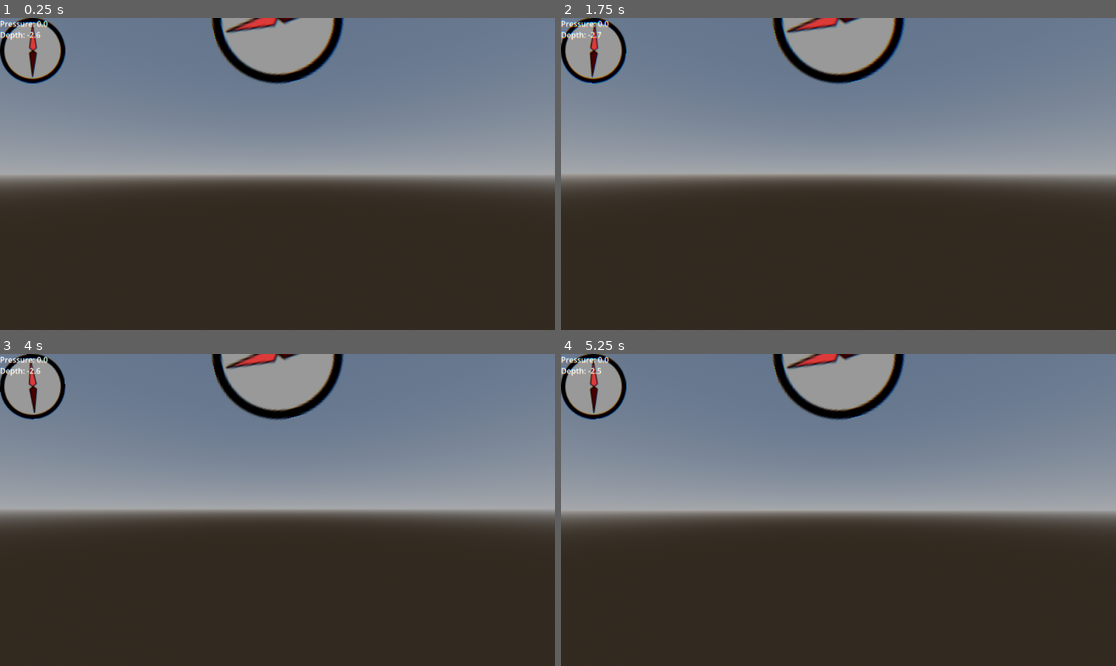
Above: before the commit, frames 1-4 (two rows, left to right).
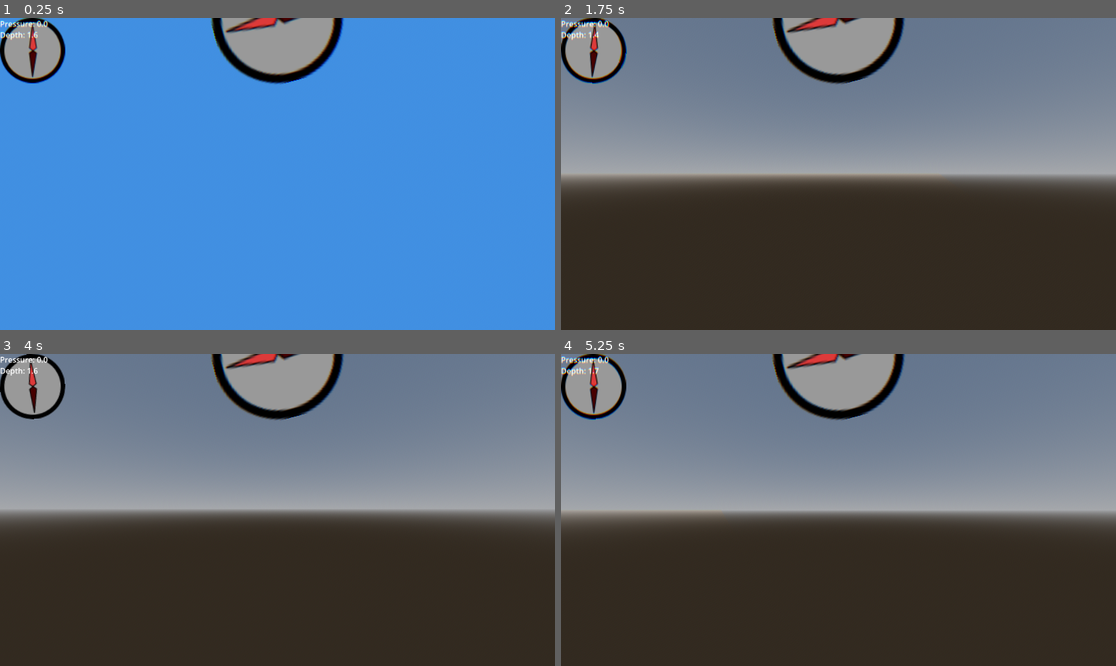
Above: after the commit, the same moments.

Repository: PonderSlime/Mare-Luminis---Juice-Submission
Game: Godot game, scene res://scenes/Test.tscn
Two runs of this game, one before a commit and one after it. Both use one fixed random seed, a clock stepped at 60 frames per second and the inputs below. The project has no main scene, so this scene is started directly.
Inputs (mouse positions are in pixels of both pictures, inside the frame that each line leads up to):
- Up to frame 1 (0.25 s): no input
- Up to frame 2 (1.75 s): move the mouse to (866, 174) at 0.52 s; hold F (interact) 0.53-1.28 s; hold W (move_forward) from 0.53 s (still down); move the mouse to (810, 174) at 1.27 s; click (810, 174) at 1.35 s
- Up to frame 3 (4 s): keep holding W (move_forward); move the mouse to (288, 503) at 2.02 s; right-click (288, 503) at 2.1 s; move the mouse to (271, 516) at 2.77 s; tap F (interact) at 2.85 s; tap Enter at 3.5 s; move the mouse to (316, 513) at 3.52 s; click (316, 513) at 3.6 s
- Up to frame 4 (5.25 s): keep holding W (move_forward); move the mouse to (794, 506) at 4.27 s; right-click (794, 506) at 4.35 s; move the mouse to (844, 510) at 5.02 s; hold F (interact) from 5.03 s (still down)

The runs differ from the first frame. In frame 1, 94% of the frame differs, in the area x 0-100%, y 0-100%; in frame 2, 0.3%; in frame 3, 0.3%; in frame 4, 0.3%.

Commit message:
Added depth based environment coloring, finished the ocean shader

Diff:
--- a/mare-luminis/core/scripts/player_core.gd
+++ b/mare-luminis/core/scripts/player_core.gd
@@ -15,6 +15,13 @@
 
 var is_in_menu: bool = false
 
+var player: Node3D = null
+var ocean: Node3D = null
+var ocean_height: float = 0.0
+var camera: Node3D = null
+
+var is_cam_underwater: bool = false
+var darkness_rate = 26
 
 func _process(delta: float) -> void:
 	check_depth_pressure(delta)
@@ -26,6 +33,8 @@
 
 func _physics_process(delta: float) -> void:
 	pressure = snapped(current_depth, 10.06) / 10.06
+	ocean.position.x = player.position.x
+	ocean.position.z = player.position.z
 
 func check_depth_pressure(delta):
 	if pressure >  max_safe_pressure:
@@ -41,3 +50,6 @@
 func apply_depth_damage(delta):
 	var damage = (pressure - max_safe_pressure) * depth_damage_rate * delta
 	print("Taking depth damage:", damage)
+
+func enable_underwater_effects(value: bool):
+	is_cam_underwater = value
--- /dev/null
+++ b/mare-luminis/environment/WorldEnv.tscn
@@ -0,0 +1,26 @@
+[gd_scene load_steps=5 format=3 uid="uid://bq3wvpma1ify3"]
+
+[ext_resource type="Script" uid="uid://bpam6am0maq0q" path="res://environment/world_env.gd" id="1_cnc5j"]
+
+[sub_resource type="ProceduralSkyMaterial" id="ProceduralSkyMaterial_vf7pm"]
+
+[sub_resource type="Sky" id="Sky_w8un3"]
+sky_material = SubResource("ProceduralSkyMaterial_vf7pm")
+
+[sub_resource type="Environment" id="Environment_cnc5j"]
+background_mode = 2
+sky = SubResource("Sky_w8un3")
+ambient_light_source = 2
+ambient_light_color = Color(1, 1, 1, 1)
+ssao_enabled = true
+fog_enabled = true
+fog_light_color = Color(0.0862745, 0.662745, 0.733333, 1)
+volumetric_fog_enabled = true
+volumetric_fog_density = 0.2131
+volumetric_fog_albedo = Color(0.0862745, 0.662745, 0.733333, 1)
+
+[node name="WorldEnv" type="Node3D"]
+script = ExtResource("1_cnc5j")
+
+[node name="Env" type="WorldEnvironment" parent="."]
+environment = SubResource("Environment_cnc5j")
--- /dev/null
+++ b/mare-luminis/environment/water/GridSpawnInfo.gd
@@ -0,0 +1,5 @@
+extends Resource
+
+@export var spawnPoints : Array[Vector2] = [];
+@export var subdivision : Array[int] = [];
+@export var scale : Array[int] = [];
--- /dev/null
+++ b/mare-luminis/environment/water/GridSpawnInfo.tres
@@ -0,0 +1,9 @@
+[gd_resource type="Resource" load_steps=2 format=3 uid="uid://demuxvwrjuq3"]
+
+[ext_resource type="Script" uid="uid://bh6f8s6utq1ir" path="res://environment/water/GridSpawnInfo.gd" id="1_87xmj"]
+
+[resource]
+script = ExtResource("1_87xmj")
+spawnPoints = Array[Vector2]([Vector2(0, 0), Vector2(-1, -1), Vector2(-1, 0), Vector2(-1, 1), Vector2(0, 1), Vector2(1, 1), Vector2(1, 0), Vector2(1, -1), Vector2(0, -1), Vector2(-3, -3), Vector2(-3, 0), Vector2(-3, 3), Vector2(0, 3), Vector2(3, 3), Vector2(3, 0), Vector2(3, -3), Vector2(0, -3)])
+subdivision = Array[int]([199, 99, 99, 99, 99, 99, 99, 99, 99, 99, 99, 99, 99, 99, 99, 99, 99])
+scale = Array[int]([1, 1, 1, 1, 1, 1, 1, 1, 1, 3, 3, 3, 3, 3, 3, 3, 3])
--- /dev/null
+++ b/mare-luminis/environment/water/Ocean.tscn
@@ -0,0 +1,6 @@
+[gd_scene load_steps=2 format=3 uid="uid://c6t08s5yoi28f"]
+
+[ext_resource type="Script" uid="uid://v626fu4eil0r" path="res://environment/water/ocean.gd" id="1_m4y8f"]
+
+[node name="Ocean" type="Node3D"]
+script = ExtResource("1_m4y8f")
--- /dev/null
+++ b/mare-luminis/environment/water/WaterPlane.tscn
@@ -0,0 +1,84 @@
+[gd_scene load_steps=11 format=3 uid="uid://40k0abgj10pd"]
+
+[ext_resource type="Shader" uid="uid://drlrdjka73pr8" path="res://environment/water/water.gdshader" id="1_x54da"]
+
+[sub_resource type="FastNoiseLite" id="FastNoiseLite_x54da"]
+noise_type = 3
+frequency = 0.032
+
+[sub_resource type="NoiseTexture2D" id="NoiseTexture2D_x54da"]
+seamless = true
+as_normal_map = true
+bump_strength = 1.6
+noise = SubResource("FastNoiseLite_x54da")
+
+[sub_resource type="FastNoiseLite" id="FastNoiseLite_4ex2s"]
+noise_type = 0
+seed = 22
+frequency = 0.003
+fractal_lacunarity = 1.6
+fractal_gain = 0.47
+fractal_weighted_strength = 0.53
+
+[sub_resource type="NoiseTexture2D" id="NoiseTexture2D_1yn7c"]
+seamless = true
+seamless_blend_skirt = 0.532
+as_normal_map = true
+bump_strength = 21.8
+noise = SubResource("FastNoiseLite_4ex2s")
+
+[sub_resource type="FastNoiseLite" id="FastNoiseLite_1yn7c"]
+noise_type = 4
+fractal_type = 2
+fractal_gain = 0.34
+fractal_weighted_strength = 0.6
+
+[sub_resource type="NoiseTexture2D" id="NoiseTexture2D_d3ok3"]
+seamless = true
+noise = SubResource("FastNoiseLite_1yn7c")
+
+[sub_resource type="NoiseTexture2D" id="NoiseTexture2D_4ex2s"]
+seamless = true
+as_normal_map = true
+noise = SubResource("FastNoiseLite_1yn7c")
+
+[sub_resource type="ShaderMaterial" id="ShaderMaterial_4ex2s"]
+render_priority = 0
+shader = ExtResource("1_x54da")
+shader_parameter/albedo = Color(0, 0.32, 0.43, 1)
+shader_parameter/albedo2 = Color(0, 0.47, 0.76, 1)
+shader_parameter/metallic = 0.0
+shader_parameter/roughness = 0.02
+shader_parameter/wave = SubResource("NoiseTexture2D_d3ok3")
+shader_parameter/wave_bump = SubResource("NoiseTexture2D_4ex2s")
+shader_parameter/texture_normal = SubResource("NoiseTexture2D_x54da")
+shader_parameter/texture_normal2 = SubResource("NoiseTexture2D_1yn7c")
+shader_parameter/texture_normal_strength = 0.5
+shader_parameter/texture_normal2_strength = 0.5
+shader_parameter/wave_direction = Vector2(0.5, -0.2)
+shader_parameter/wave_direction2 = Vector2(-0.5, 0.5)
+shader_parameter/time_scale = 0.1
+shader_parameter/noise_scale = 20.0
+shader_parameter/height_scale = 1.0
+shader_parameter/color_deep = Color(0.11, 0.29, 0.33, 1)
+shader_parameter/color_shallow = Color(0, 0.47, 0.76, 1)
+shader_parameter/depth_offset = 1.5
+shader_parameter/edge_scale = 0.3
+shader_parameter/near = 1.0
+shader_parameter/far = 100.0
+shader_parameter/edge_color = Color(0.578591, 0.685046, 0.917696, 1)
+shader_parameter/depth_distance = 20.0
+shader_parameter/beers_law = 12.0
+shader_parameter/water_transparency = -0.2
+shader_parameter/refraction_strength = 0.5
+
+[sub_resource type="PlaneMesh" id="PlaneMesh_nk0xh"]
+size = Vector2(10.05, 10.05)
+subdivide_width = 99
+subdivide_depth = 99
+
+[node name="WaterPlane" type="MeshInstance3D"]
+material_override = SubResource("ShaderMaterial_4ex2s")
+extra_cull_margin = 100.0
+mesh = SubResource("PlaneMesh_nk0xh")
+surface_material_override/0 = SubResource("ShaderMaterial_4ex2s")
--- /dev/null
+++ b/mare-luminis/environment/water/ocean.gd
@@ -0,0 +1,34 @@
+@tool
+
+extends Node3D
+var OceanTile = preload("res://environment/water/WaterPlane.tscn")
+var spawnPoint = preload("res://environment/water/GridSpawnInfo.tres")
+var tiles = []
+
+# Creates tile grid for infinite ocean
+func createOceanTiles():
+	for i in 17: # Loop through 17 tiles
+
+		# Get loction, subdivision, and scale of each tile and create instance
+		var spawnLocation = spawnPoint.spawnPoints[i];
+		var tileSubdivision = spawnPoint.subdivision[i];
+		var tileScale = spawnPoint.scale[i];
+		var instance = OceanTile.instantiate();
+
+		add_child(instance);
+		# Set tile position, subdivision, and scale
+		instance.position = Vector3(spawnLocation.x,0.0,spawnLocation.y) * 10.05; # Multiply by mesh width 10.5m
+		instance.mesh.set_subdivide_width(tileSubdivision);
+		instance.mesh.set_subdivide_depth(tileSubdivision);
+		instance.set_scale(Vector3(tileScale, 1.0, tileScale)); # Ignore Y value because of planes
+		tiles.push_back(instance)
+
+func _ready():
+	PlayerCore.ocean = self
+	print("hello, ",PlayerCore.ocean)
+	createOceanTiles();
+	print("ocean loaded")
+	PlayerCore.ocean_height = tiles[0].get_surface_override_material(0).get("shader_parameter/height_scale")
+
+func _process(delta):
+	RenderingServer.global_shader_parameter_set("ocean_pos", self.position); # Update global shader parameter 'ocean_pos' to match the ocean node position
--- /dev/null
+++ b/mare-luminis/environment/water/water.gdshader
@@ -0,0 +1,194 @@
+shader_type spatial;
+render_mode cull_disabled;
+global uniform vec3 ocean_pos; // Global shader value for the player position
+
+uniform sampler2D DEPTH_TEXTURE: hint_depth_texture, filter_linear_mipmap;
+uniform sampler2D SCREEN_TEXTURE: hint_screen_texture, filter_linear_mipmap;
+
+uniform vec3 albedo : source_color = vec3(0.0,0.32,0.43);
+uniform vec3 albedo2 : source_color = vec3(0.0,0.47,0.76);
+uniform float metallic : hint_range(0.0, 1.0) = 0;
+uniform float roughness : hint_range(0.0, 1.0) = 0.02;
+uniform sampler2D wave; // Noise wave texture
+uniform sampler2D wave_bump; // Normal bump map version of the noise wave texture
+uniform sampler2D texture_normal; // Additional normal noise
+uniform sampler2D texture_normal2; // Additional normal noise
+
+uniform float texture_normal_strength : hint_range(0.0, 1.0, 0.01) = 0.5;
+uniform float texture_normal2_strength : hint_range(0.0, 1.0, 0.01) = 0.25;
+
+uniform vec2 wave_direction = vec2(0.5,-0.2); // Direction of wave 1
+uniform vec2 wave_direction2 = vec2(-0.5,0.5); // Direction of wave 2
+uniform float time_scale : hint_range(0.0, 0.2, 0.005) = 0.1; // Rate of movement multiplied by TIME
+
+uniform float noise_scale = 20.0; // Scale of the wave noise texture
+uniform float height_scale = 2.0; // Mulitply the normal height values
+
+// Depth color
+uniform vec3 color_deep : source_color = vec3(0.11,0.29,0.33); // Deep depth color
+uniform vec3 color_shallow : source_color = vec3(0.0,0.47,0.76); // Shallow depth color
+//uniform float beers_law = 2.0; // Beer's law application
+uniform float depth_offset = 1.5; // Offset
+
+// Edge detection
+uniform float edge_scale = 0.3;
+uniform float near = 1.0;
+uniform float far = 100.0;
+uniform vec3 edge_color : source_color = vec3(1.0,1.0,1.0);
+
+// Varying variables
+varying float height;
+varying vec3 world_pos;
+varying float vertex_distance;
+varying float vertex_distance_clamped;
+varying vec2 vertex_pos;
+
+uniform float depth_distance : hint_range(0.0, 20.0, 0.1) = 4.0;
+uniform float beers_law : hint_range(0.0, 20.0, 0.1) = 12.0;
+uniform float water_transparency : hint_range(-0.5, 1.0, 0.1) = 0.0;
+
+uniform float refraction_strength : hint_range(0.0, 8.0, 0.001) = 0.5;
+
+float fresnel(float amount, vec3 normal, vec3 view){
+	return pow((1.0 - clamp(dot(normalize(normal), normalize(view)), 0.0, 1.0 )), amount);
+}
+
+float edge(float depth){
+	depth = 2.0 * depth - 1.0;
+	return near * far / (far + depth * (near - far));
+}
+
+float waveheight(vec2 offset, int mode) {
+	float h1 = 0.0; // Wave1 texture height
+	float h2 = 0.0; // Wave2 texture height
+	float hmix = 0.0; // Wave texture heights mixed
+	switch (mode) {
+		case 0: // For getting only the Wave1 height
+			h1 = texture(wave, (world_pos.xz + offset) / noise_scale + (TIME * wave_direction) * time_scale).r;
+			return h1;
+		case 1: // For getting only the Wave2 height
+			h2 = texture(wave, (world_pos.xz + offset) / noise_scale + (TIME * wave_direction2) * time_scale).r;
+			return h2;
+		case 2: // For getting both Wave1 and Wave2 heights and getting the average
+			h1 = texture(wave, (world_pos.xz + offset) / noise_scale + (TIME * wave_direction) * time_scale).r;
+			h2 = texture(wave, (world_pos.xz + offset) / noise_scale + (TIME * wave_direction2) * time_scale).r;
+			hmix = mix(h1, h2, 0.5);
+			return hmix;
+	}
+}
+
+void vertex() {
+	world_pos = (MODEL_MATRIX * vec4(VERTEX, 1.0)).xyz;
+
+	vertex_distance = distance(world_pos,ocean_pos);
+	vertex_distance = clamp(vertex_distance, 0.0, 85.0);
+	vertex_distance_clamped = vertex_distance / 85.0;
+
+	float prev_height_x = waveheight(vec2(-0.3,0.0),2);
+	float next_height_x = waveheight(vec2(0.3,0.0),2);
+	float prev_height_y = waveheight(vec2(0.0,-0.3),2);
+	float next_height_y = waveheight(vec2(0.0,0.3),2);
+	float height_mix = waveheight(vec2(0.0,0.0),2);
+
+	VERTEX.y += height_mix * height_scale * (1.0 - vertex_distance_clamped);
+
+	float fraction_x = fract(round(UV.x * 1000.0) / 10.0);
+	float fraction_y = fract(round(UV.y * 1000.0) / 10.0);
+	if (fraction_x != 0.0) {
+		if (fract(UV.y) == 0.0) {
+			VERTEX.y = ((prev_height_x + next_height_x) * height_scale * (1.0 - vertex_distance_clamped)) / 2.0;
+		}
+	}
+	if (fraction_y != 0.0) {
+		if (fract(UV.x) == 0.0) {
+			VERTEX.y = ((prev_height_y + next_height_y) * height_scale * (1.0 - vertex_distance_clamped)) / 2.0;
+		}
+	}
+}
+
+void fragment() {
+	// Time calculations for wave (normal map) movement
+	vec2 time = (TIME * wave_direction) * time_scale; // Movement rate of first wave
+	vec2 time2 = (TIME * wave_direction2) * time_scale; // Movement rate of second wave
+
+	// Blend normal maps into one
+	vec3 normal_blend = mix(texture(texture_normal, world_pos.xz / 10.0 + time / 10.0).rgb, texture(texture_normal2, world_pos.xz / 10.0 + time2 / 10.0).rgb, 0.5);
+
+	vec3 normalmap = texture(texture_normal, world_pos.xz / 10.0 + time / 10.0).rgb * texture_normal_strength;
+	normalmap += texture(texture_normal2, world_pos.xz / 10.0 + time2 / 10.0).rgb * texture_normal2_strength;
+
+	vec3 ref_normalmap = normalmap * 2.0 - (texture_normal_strength + texture_normal2_strength);
+	vec3 ref_normal = mix(NORMAL, TANGENT * ref_normalmap + BINORMAL * ref_normalmap + NORMAL * ref_normalmap, 1.0);
+	vec2 ref_ofs = SCREEN_UV - ref_normal.xy * refraction_strength;
+
+	float depth_clean = textureLod(DEPTH_TEXTURE, SCREEN_UV, 0.0).r;
+	float depth = textureLod(DEPTH_TEXTURE, ref_ofs, 0.0).r;
+	vec3 screen = textureLod(SCREEN_TEXTURE, ref_ofs, 0.0).rgb;
+
+	vec3 ndc = vec3(SCREEN_UV * 2.0 - 1.0, depth);
+	vec3 ndc_clean = vec3(SCREEN_UV * 2.0 - 1.0, depth_clean);
+
+	vec4 view = INV_PROJECTION_MATRIX * vec4(ndc, 1.0);
+	view.xyz /= view.w;
+	float linear_depth = -view.z + VERTEX.z;
+
+	vec4 world; // = INV_VIEW_MATRIX * INV_PROJECTION_MATRIX * vec4(ndc, 1.0);
+
+	if (linear_depth < 0.00001) {
+		world = INV_VIEW_MATRIX * INV_PROJECTION_MATRIX * vec4(ndc_clean, 1.0);
+	}
+	else {
+		world = INV_VIEW_MATRIX * INV_PROJECTION_MATRIX * vec4(ndc, 1.0);
+	}
+
+	float depth_texture_y = world.y / world.w;
+	float vertex_y = (INV_VIEW_MATRIX * vec4(VERTEX, 1.0)).y;
+
+	float depth_blend = clamp((vertex_y - depth_texture_y) / depth_distance, 0.0, 1.0);
+	depth_blend = exp(-depth_blend * beers_law);
+	// Depth variables and calc
+	//float depth_texture = texture(DEPTH_TEXTURE, SCREEN_UV).r * 2.0 - 1.0;
+	//float depth = PROJECTION_MATRIX[3][2] / (depth_texture + PROJECTION_MATRIX[2][2]);
+	//float depth_blend = exp((depth+VERTEX.z + depth_offset) * -beers_law);
+	//depth_blend = clamp(1.0 - depth_blend, 0.0, 1.0);
+	//float depth_blend_power = clamp(pow(depth_blend, 2.5), 0.0, 1.0);
+
+	vec3 depth_color = mix(albedo, albedo2, depth_blend).rgb;
+
+	// Retrieving depth color and applying the deep and shallow colors
+	vec3 screen_color = textureLod(SCREEN_TEXTURE, SCREEN_UV, depth_blend * 2.5).rgb;
+	//vec3 depth_color = mix(color_shallow.rgb, color_deep.rgb, depth_blend_power);
+	vec3 color = mix(screen_color * depth_color, depth_color * 0.25, depth_blend * 0.5);
+
+	// Getting edge depth calc
+	float z_depth = edge(texture(DEPTH_TEXTURE, SCREEN_UV).x);
+	float z_pos = edge(FRAGCOORD.z);
+	float z_dif = z_depth - z_pos;
+
+	// Blend Wave1 and Wave2 maps
+	vec3 wave_normal_blend = mix(texture(wave_bump, world_pos.xz / noise_scale + time).xyz,texture(wave_bump, world_pos.xz / noise_scale + time2).xyz,0.3);
+
+	// Calculate Fresnel
+	float fresnel = fresnel(5.0, NORMAL, VIEW);
+	vec3 surface_color = mix(albedo, albedo2, fresnel); // Interpolate albedo values by frensel
+
+	// Add Edge Color to Surface Color Albedo
+	vec3 depth_color_adj = mix(edge_color, color, step(edge_scale, z_dif));
+	vec3 main_color = clamp(surface_color + depth_color_adj,vec3(0.0),vec3(1.0));
+
+	vec3 refraction_texture; //= textureLod(SCREEN_TEXTURE, ref_ofs, ROUGHNESS * 2.0).rgb;
+	if (linear_depth < 0.00001) {
+		refraction_texture = textureLod(SCREEN_TEXTURE, SCREEN_UV, ROUGHNESS * 2.0).rgb;
+	}
+	else {
+		refraction_texture = textureLod(SCREEN_TEXTURE, ref_ofs, ROUGHNESS * 2.0).rgb;
+	}
+
+	vec3 final_color = mix(depth_color, refraction_texture, water_transparency * depth_blend);
+
+	ALBEDO = mix(final_color, screen, depth_blend * (1.0 - fresnel));
+	METALLIC = metallic;
+	ROUGHNESS = roughness;
+	NORMAL_MAP = mix(wave_normal_blend, normal_blend, 0.5);
+	SPECULAR = wave_normal_blend.r;
+}
--- /dev/null
+++ b/mare-luminis/environment/world_env.gd
@@ -0,0 +1,18 @@
+@tool
+
+extends Node3D
+
+@onready var env = $Env
+
+func _process(delta: float) -> void:
+	if PlayerCore.is_cam_underwater:
+		env.environment.fog_enabled = true
+		env.environment.fog_light_color = Color(0.255, 0.562, 0.883, 1)
+		env.environment.volumetric_fog_enabled = true
+		env.environment.volumetric_fog_albedo = Color(0.086, 0.663, 0.733, 1.0)
+		var depth_darkness = PlayerCore.current_depth / PlayerCore.darkness_rate
+		if PlayerCore.current_depth > 0 && depth_darkness > 1:
+			env.environment.volumetric_fog_albedo = Color(0.086, 0.663, 0.733, 1.0) / (depth_darkness)
+	else:
+		env.environment.fog_enabled = false
+		env.environment.volumetric_fog_enabled = false
--- a/mare-luminis/items/dynamic/scripts/player/camera_controller.gd
+++ b/mare-luminis/items/dynamic/scripts/player/camera_controller.gd
@@ -3,6 +3,8 @@
 @onready var spring_arm: SpringArm3D = $BoomOrigin/CameraBoom
 @onready var boom_origin: Node3D = $BoomOrigin
 @onready var camera: Camera3D = $BoomOrigin/CameraBoom/Camera3D
+@onready var water_plane = preload("res://environment/water/WaterPlane.tscn")
+
 @export var player: CharacterBody3D
 @export var camera_sensitivity = 0.05
 @export var zoom_speed = 2.0
@@ -16,9 +18,13 @@
 
 var camera_free_look = false
 var time_since_last_camera_move = 0.0
+var ocean_mat
 
 var camera_angle = Vector2.ZERO
 var target_spring_length = 4.
+
+func _ready() -> void:
+	PlayerCore.camera = $BoomOrigin/CameraBoom/Camera3D
 
 func update_fov(new_fov):
 	var tween = create_tween()
@@ -32,6 +38,12 @@
 		time_since_last_camera_move += delta
 		if time_since_last_camera_move >= camera_reset_time:
 			reset_camera_to_back(delta)
+
+	var camera_pos = get_viewport().get_camera_3d().global_position.y
+	if camera_pos < PlayerCore.ocean_height - 0.5:
+		PlayerCore.enable_underwater_effects(true)
+	else:
+		PlayerCore.enable_underwater_effects(false)
 
 func _input(event):
 	if event is InputEventMouseMotion && !PlayerCore.is_in_menu:
--- a/mare-luminis/items/dynamic/scripts/player/submarine_controller.gd
+++ b/mare-luminis/items/dynamic/scripts/player/submarine_controller.gd
@@ -18,6 +18,7 @@
 
 func _ready() -> void:
 	Input.set_mouse_mode(Input.MOUSE_MODE_CAPTURED)
+	PlayerCore.player = self
 func _process(delta: float) -> void:
 
 	handle_movement(delta)
@@ -56,7 +57,7 @@
 
 	velocity = velocity_vector
 	move_and_slide()
-
+	global_position.y = clamp(global_position.y, -INF, PlayerCore.ocean_height - 0.3)
 func handle_rotation(delta):
 	var rot_x = 0.0
 	var rot_y = 0.0
--- a/mare-luminis/items/puzzles/light/light_emitter.tscn
+++ b/mare-luminis/items/puzzles/light/light_emitter.tscn
@@ -16,5 +16,3 @@
 
 [node name="CollisionShape3D" type="CollisionShape3D" parent="."]
 shape = SubResource("BoxShape3D_h8qea")
-
-[node name="RayCast3D" type="RayCast3D" parent="."]
--- a/mare-luminis/project.godot
+++ b/mare-luminis/project.godot
@@ -85,3 +85,10 @@
 [physics]
 
 3d/physics_engine="Jolt Physics"
+
+[shader_globals]
+
+ocean_pos={
+"type": "vec3",
+"value": Vector3(0, 0, 0)
+}
--- a/mare-luminis/scenes/Test.tscn
+++ b/mare-luminis/scenes/Test.tscn
@@ -1,44 +1,32 @@
-[gd_scene load_steps=9 format=3 uid="uid://dlqkmm5y31vu5"]
+[gd_scene load_steps=7 format=3 uid="uid://dlqkmm5y31vu5"]
 
 [ext_resource type="PackedScene" uid="uid://bk8adhbnm8aoe" path="res://items/dynamic/player_sub.tscn" id="1_wen4y"]
 [ext_resource type="PackedScene" uid="uid://ckos5xuiks11x" path="res://items/puzzles/light/light_emitter.tscn" id="2_0d6la"]
+[ext_resource type="PackedScene" uid="uid://c6t08s5yoi28f" path="res://environment/water/Ocean.tscn" id="2_iscks"]
 [ext_resource type="PackedScene" uid="uid://bripu0nib0xbf" path="res://items/puzzles/light/light_receiver.tscn" id="3_di7wo"]
 [ext_resource type="PackedScene" uid="uid://d3ujtex6a3x4x" path="res://items/puzzles/light/light_bouncer.tscn" id="4_di7wo"]
-
-[sub_resource type="PlaneMesh" id="PlaneMesh_w8un3"]
-size = Vector2(200, 200)
-
-[sub_resource type="ProceduralSkyMaterial" id="ProceduralSkyMaterial_wen4y"]
-
-[sub_resource type="Sky" id="Sky_w8un3"]
-sky_material = SubResource("ProceduralSkyMaterial_wen4y")
-
-[sub_resource type="Environment" id="Environment_0d6la"]
-background_mode = 2
-sky = SubResource("Sky_w8un3")
+[ext_resource type="PackedScene" uid="uid://bq3wvpma1ify3" path="res://environment/WorldEnv.tscn" id="6_amo3t"]
 
 [node name="Test" type="Node3D"]
 
 [node name="Sub" parent="." instance=ExtResource("1_wen4y")]
-transform = Transform3D(1, 0, 0, 0, 1, 0, 0, 0, 1, -0.434497, 2.56639, -0.964036)
+transform = Transform3D(1, 0, 0, 0, 1, 0, 0, 0, 1, -0.434497, -1.62564, -0.964036)
 
-[node name="MeshInstance3D" type="MeshInstance3D" parent="."]
-mesh = SubResource("PlaneMesh_w8un3")
-
-[node name="WorldEnvironment" type="WorldEnvironment" parent="."]
-environment = SubResource("Environment_0d6la")
+[node name="Ocean" parent="." instance=ExtResource("2_iscks")]
 
 [node name="DirectionalLight3D" type="DirectionalLight3D" parent="."]
 transform = Transform3D(1, 0, 0, 0, 0.638835, 0.769344, 0, -0.769344, 0.638835, 0, 3.34013, 0)
 
 [node name="LightEmitter" parent="." instance=ExtResource("2_0d6la")]
-transform = Transform3D(1, 0, 0, 0, 1, 0, 0, 0, 1, 0, 3.051, 15.253)
+transform = Transform3D(1, 0, 0, 0, 1, 0, 0, 0, 1, 0, -1.14103, 15.253)
 
 [node name="LightReceiver" parent="." instance=ExtResource("3_di7wo")]
-transform = Transform3D(1, 0, 0, 0, 1, 0, 0, 0, 1, -3.77157, 3.051, 11.0202)
+transform = Transform3D(1, 0, 0, 0, 1, 0, 0, 0, 1, -3.77157, -1.14103, 11.0202)
 
 [node name="LightBouncer" parent="." instance=ExtResource("4_di7wo")]
-transform = Transform3D(0.531399, 0, 0.847122, 0, 1, 0, -0.847122, 0, 0.531399, 0.399838, 3.051, 10.7694)
+transform = Transform3D(0.531399, 0, 0.847122, 0, 1, 0, -0.847122, 0, 0.531399, 0.399838, -1.14103, 10.7694)
 
 [node name="LightBouncer2" parent="." instance=ExtResource("4_di7wo")]
-transform = Transform3D(0.531399, 0, 0.847122, 0, 1, 0, -0.847122, 0, 0.531399, -2.90908, 3.051, 7.78546)
+transform = Transform3D(0.531399, 0, 0.847122, 0, 1, 0, -0.847122, 0, 0.531399, -2.90908, -1.14103, 7.78546)
+
+[node name="WorldEnv" parent="." instance=ExtResource("6_amo3t")]
--- a/mare-luminis/ui/player/player_ui.tscn
+++ b/mare-luminis/ui/player/player_ui.tscn
@@ -81,6 +81,7 @@
 mouse_filter = 2
 
 [node name="PressureLabel" type="Label" parent="."]
+layout_mode = 0
 offset_right = 52.0
 offset_bottom = 23.0
 text = "Atmosphereic Pressure:"
Not shown, added: mare-luminis/environment/water/GridSpawnInfo.gd.uid
Not shown, added: mare-luminis/environment/water/ocean.gd.uid
Not shown, added: mare-luminis/environment/water/water.gdshader.uid
Not shown, added: mare-luminis/environment/world_env.gd.uid
